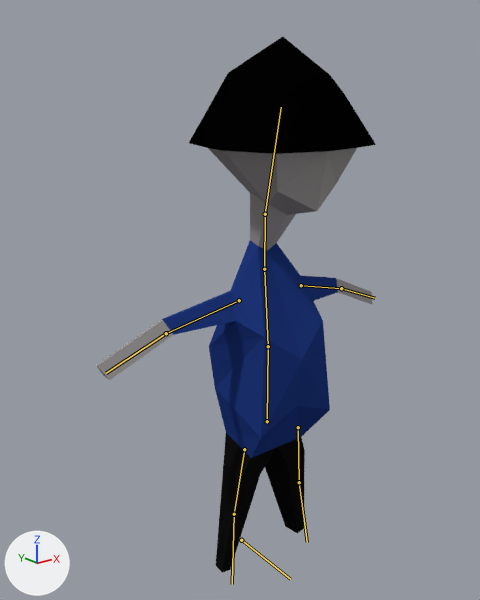
The Blender file Assets/CharacterModels/hakan.blend, before and after one commit.
Before and after are seen from a camera (50 mm lens) standing at (-1.44, -1.591, 1.771) and looking at (-0.072, 0.119, 1.087). Arrows for +X, +Y and +Z are at lower left; the lights stay in place. The bones that bend it are drawn over the model as lines.
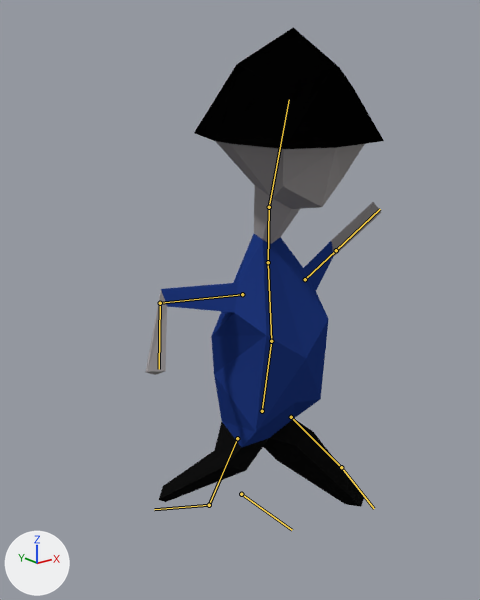
The newer file adds an action. The first version stands in its rest pose; the second is drawn at frame 8 of the action 'Jump'.

The change, as a diff of the scene's bpy script:
```diff
--- a/Assets/CharacterModels/hakan.blend.py
+++ b/Assets/CharacterModels/hakan.blend.py
@@ bone_torso @@
 bone_torso = bpy.data.objects['Armature'].pose.bones['Torso']
-bone_torso.location = (0.0, 0.0, 0.0)
-bone_torso.rotation_quaternion = (1.0, 0.0, 0.0, 0.0)  # degrees (0, 0, 0)
+bone_torso.location = (0.0, 0.045, -0.044)
+bone_torso.rotation_quaternion = (-0.997, -0.083, 0.0, 0.0)  # degrees (10, 0, 0)
@@ bone_head @@
 bone_head = bpy.data.objects['Armature'].pose.bones['Head']  # child of 'Neck'
-bone_head.rotation_quaternion = (1.0, 0.0, 0.0, 0.0)  # degrees (0, 0, 0)
+bone_head.rotation_quaternion = (-1.0, -0.024, 0.0, 0.0)  # degrees (3, 0, 0)
@@ bone_handik_r @@
 bone_handik_r = bpy.data.objects['Armature'].pose.bones['HandIK.R']
-bone_handik_r.location = (0.0, 0.0, 0.0)
+bone_handik_r.location = (0.242, -0.454, 0.365)
@@ bone_footik_r @@
 bone_footik_r = bpy.data.objects['Armature'].pose.bones['FootIK.R']
-bone_footik_r.location = (0.0, 0.0, 0.0)
+bone_footik_r.location = (-0.21, 0.323, 0.0)
@@ bone_legik_r @@
 bone_legik_r = bpy.data.objects['Armature'].pose.bones['LegIK.R']
-bone_legik_r.location = (0.0, 0.0, 0.0)
+bone_legik_r.location = (-0.044, -1.546, 0.018)
@@ bone_floor @@
 bone_floor = bpy.data.objects['Armature'].pose.bones['Floor']
-bone_floor.location = (0.0, 0.0, 0.0)
+bone_floor.location = (0.0, 0.0, -0.324)
@@ bone_handik_l @@
 bone_handik_l = bpy.data.objects['Armature'].pose.bones['HandIK.L']
-bone_handik_l.location = (0.0, 0.0, 0.0)
+bone_handik_l.location = (-0.051, -0.204, -0.112)
@@ bone_footik_l @@
 bone_footik_l = bpy.data.objects['Armature'].pose.bones['FootIK.L']
-bone_footik_l.location = (0.0, 0.0, 0.0)
+bone_footik_l.location = (0.207, -0.458, 0.0)
@@ bone_legik_l @@
 bone_legik_l = bpy.data.objects['Armature'].pose.bones['LegIK.L']
-bone_legik_l.location = (0.0, 0.0, 0.0)
+bone_legik_l.location = (-0.016, -1.546, 0.045)
```

Changed parts and their boxes [x1, y1, x2, y2] in the pictures (480 x 600 px):
'Cube', posed (15% narrower, 10% shorter): before [96, 37, 376, 572]; after [146, 27, 384, 507]
bone 'Torso', root to tip: before (267, 421) to (268, 346); after (262, 411) to (271, 341)
bone 'Head', root to tip: before (265, 214) to (281, 107); after (269, 207) to (289, 99)
bone 'Floor', root to tip: before (241, 540) to (290, 579); after (241, 494) to (292, 530)
